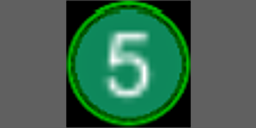
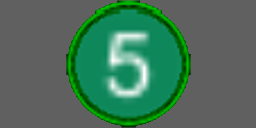
The second 256x128 image is a revision of the first. Changes to its layers:
painted on "Pasted Layer" over [66, 0, 191, 128]
